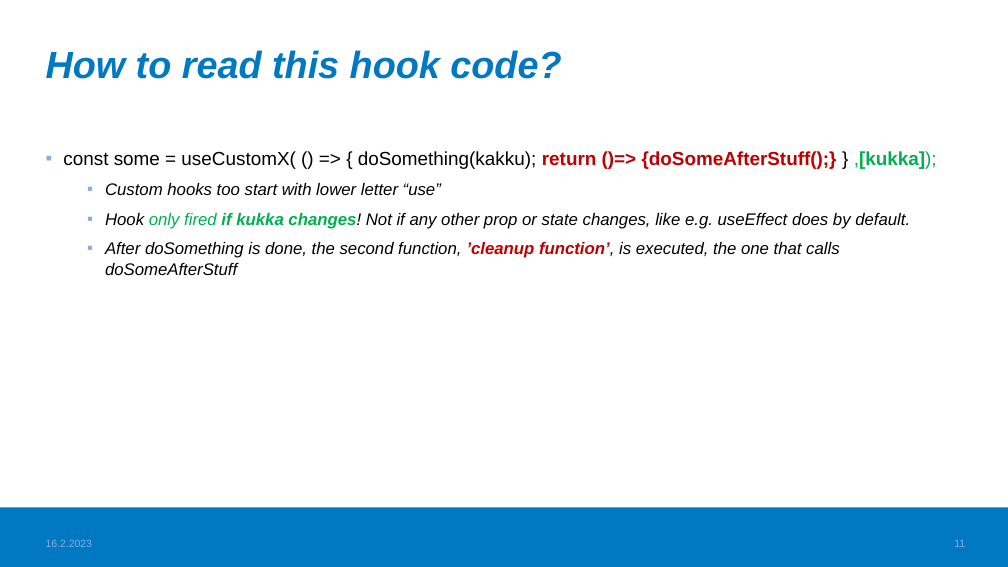
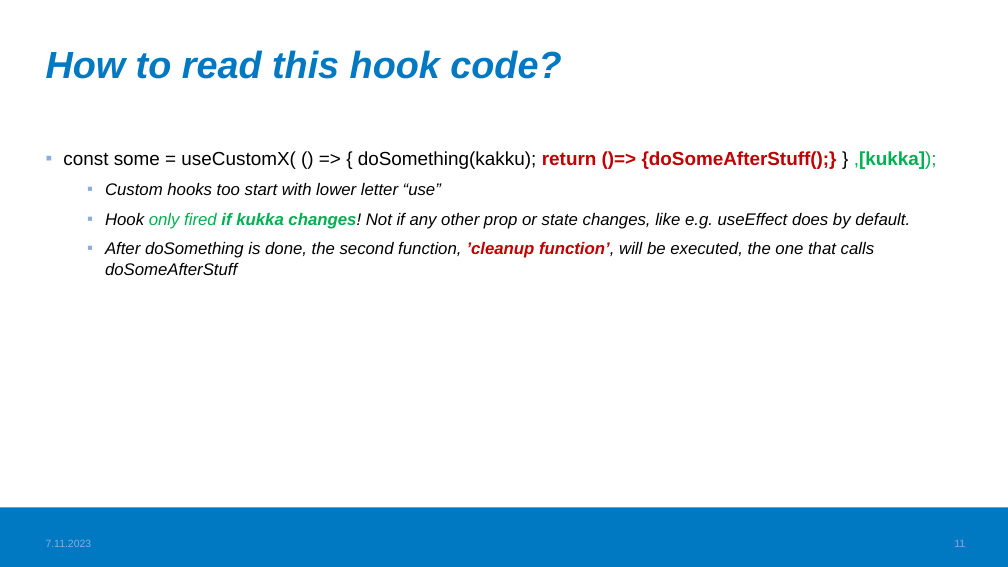
Before and after one commit to valju/docs_frontend_design, a slide deck: slide 11 of FrontendStuff_ForExam.pptx. Drawn at 1008x567 pixels with LibreOffice and Linux fonts; fonts in the diff are those of the drawing; background and template pictures are left out. Boxes give left, top, right and bottom in pixels: in the first picture for what was removed or moved away, otherwise in the second. Text is boxed around its words. In the diff, an @@ line names an element or a change of style, - is before the commit and + after.

```diff
--- a/FrontendStuff_ForExam.pptx
+++ b/FrontendStuff_ForExam.pptx
@@ text at [105,242,875,275]: text changed @@
-  ▪ After doSomething is done, the second function, ’cleanup function’, is executed, the one that calls doSomeAfterStuff
+  ▪ After doSomething is done, the second function, ’cleanup function’, will be executed, the one that calls doSomeAfterStuff
@@ text at [46,539,92,547]: text changed @@
-16.2.2023
+7.11.2023
```
Also in this commit, not shown: 19 other slides changed, 1 other file.
